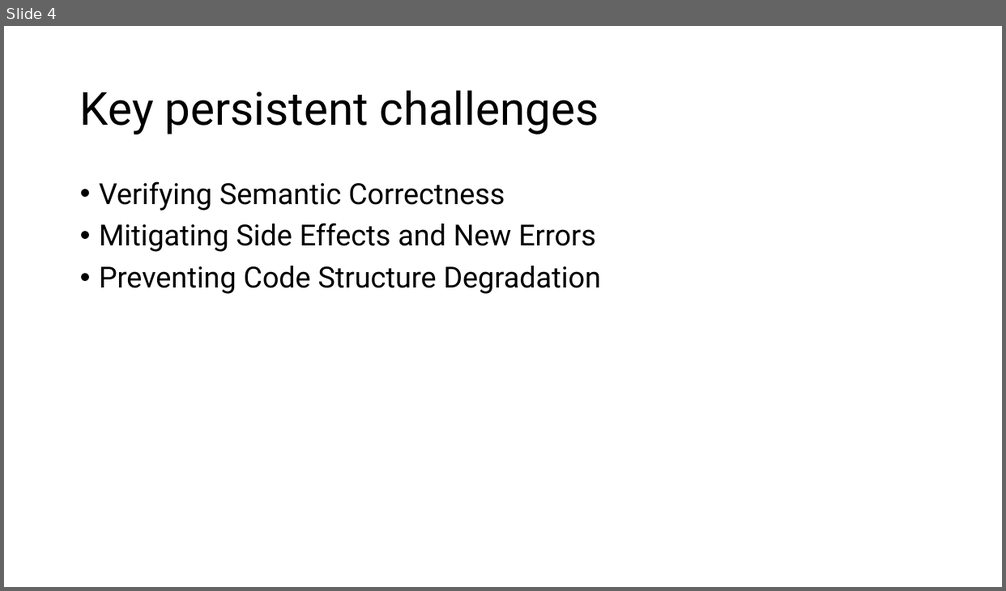
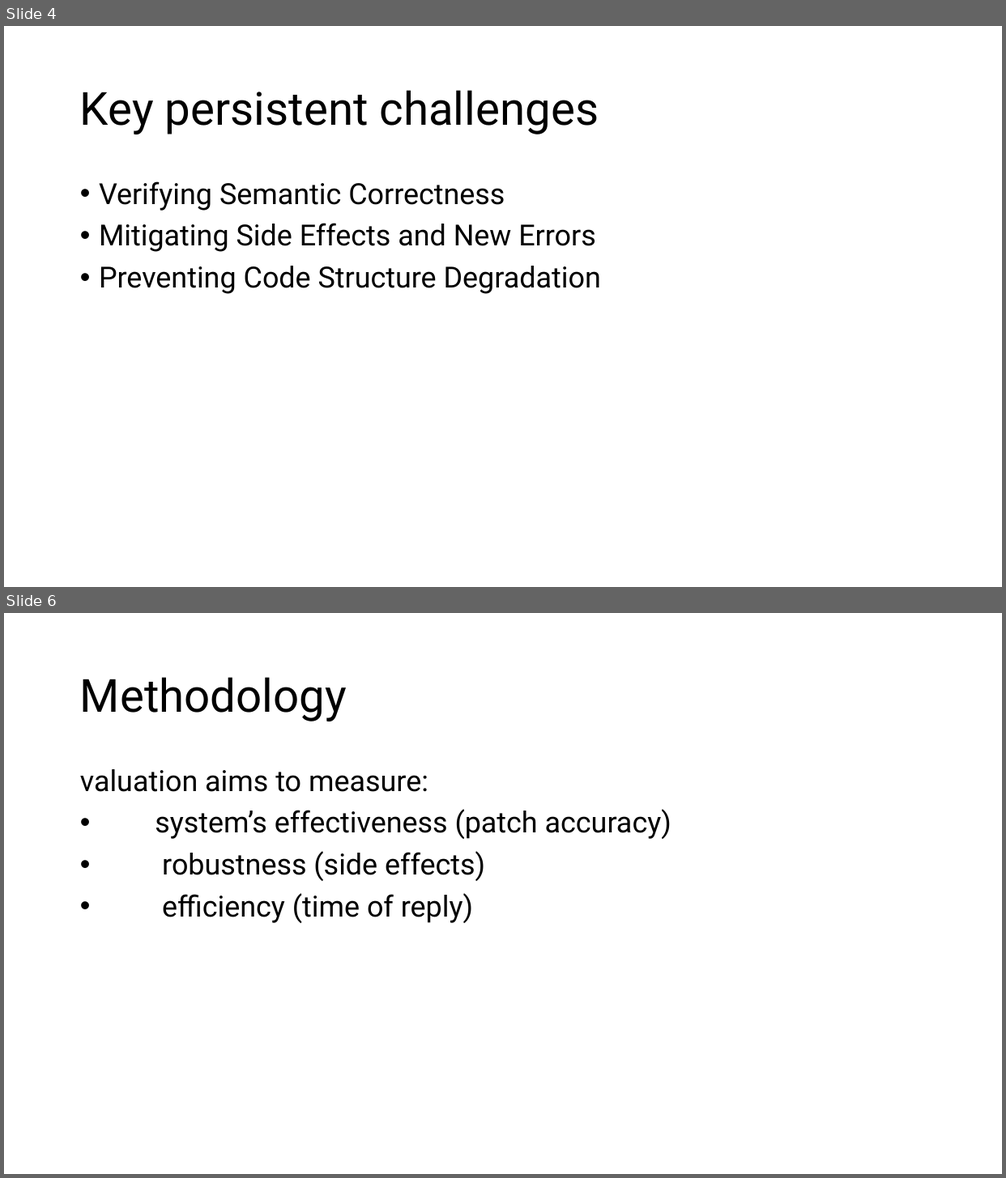
Before and after one commit to sefiSB/kutmod, a slide deck: presentation.pptx. Shown one above the other, each under a label of ours: slide 4 before the commit, slides 4 and 6 after it; the slides between them are not shown. The pictures are 1006x591 and 1006x1178 pixels, drawn with LibreOffice and Linux fonts; fonts in the diff are those of the drawing. Boxes give left, top, right and bottom in pixels: in the first picture for what was removed or moved away, otherwise in the second. Text is boxed around its words. In the diff, an @@ line names an element or a change of style, - is before the commit and + after.

```diff
--- a/presentation.pptx
+++ b/presentation.pptx
@@ slide 6 added at bbox=[4, 613, 1002, 1174], background #FFFFFF @@
@@ title added at bbox=[80, 677, 347, 722], 44 pt, text #000000 @@
+Methodology
@@ text added at bbox=[80, 769, 671, 923], 28 pt, text #000000 @@
+valuation aims to measure:
+• system’s effectiveness (patch accuracy)
+• robustness (side effects)
+• efficiency (time of reply)
```
Also in this commit, not shown: 1 slide changed, 3 other slides added.
